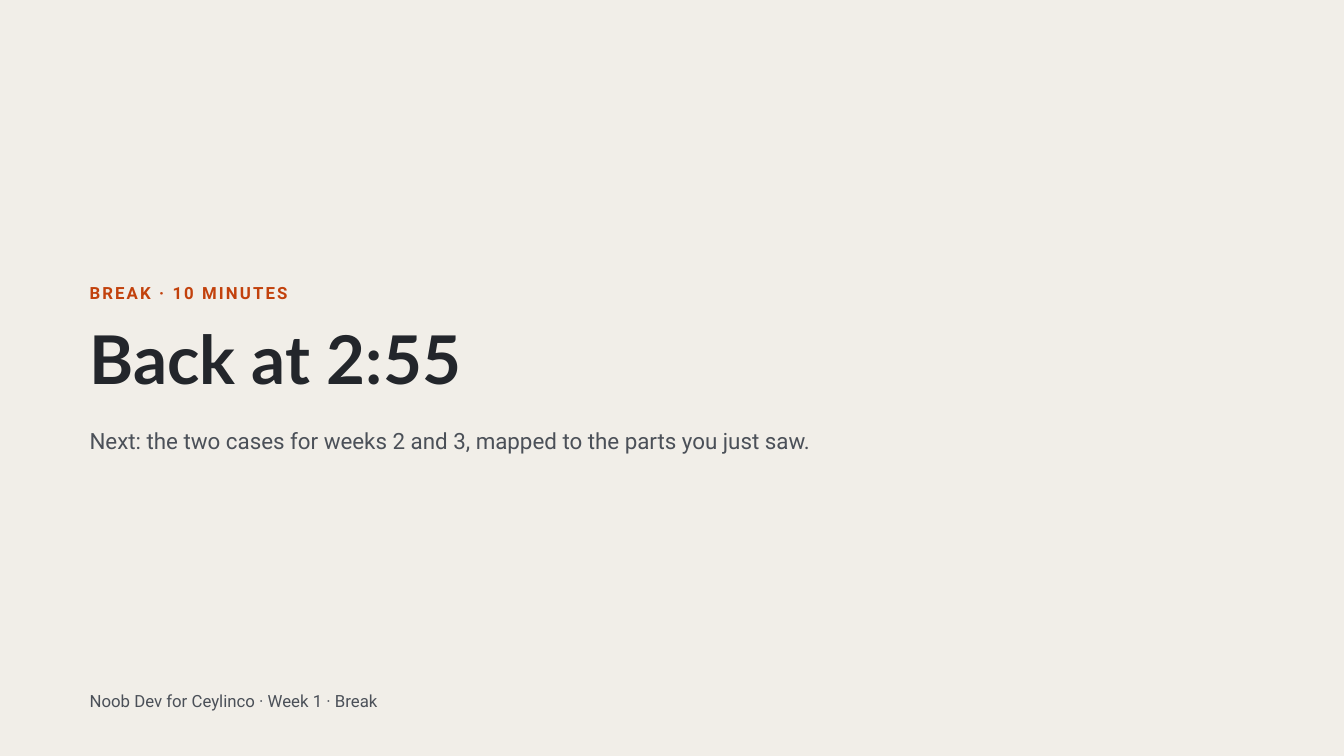
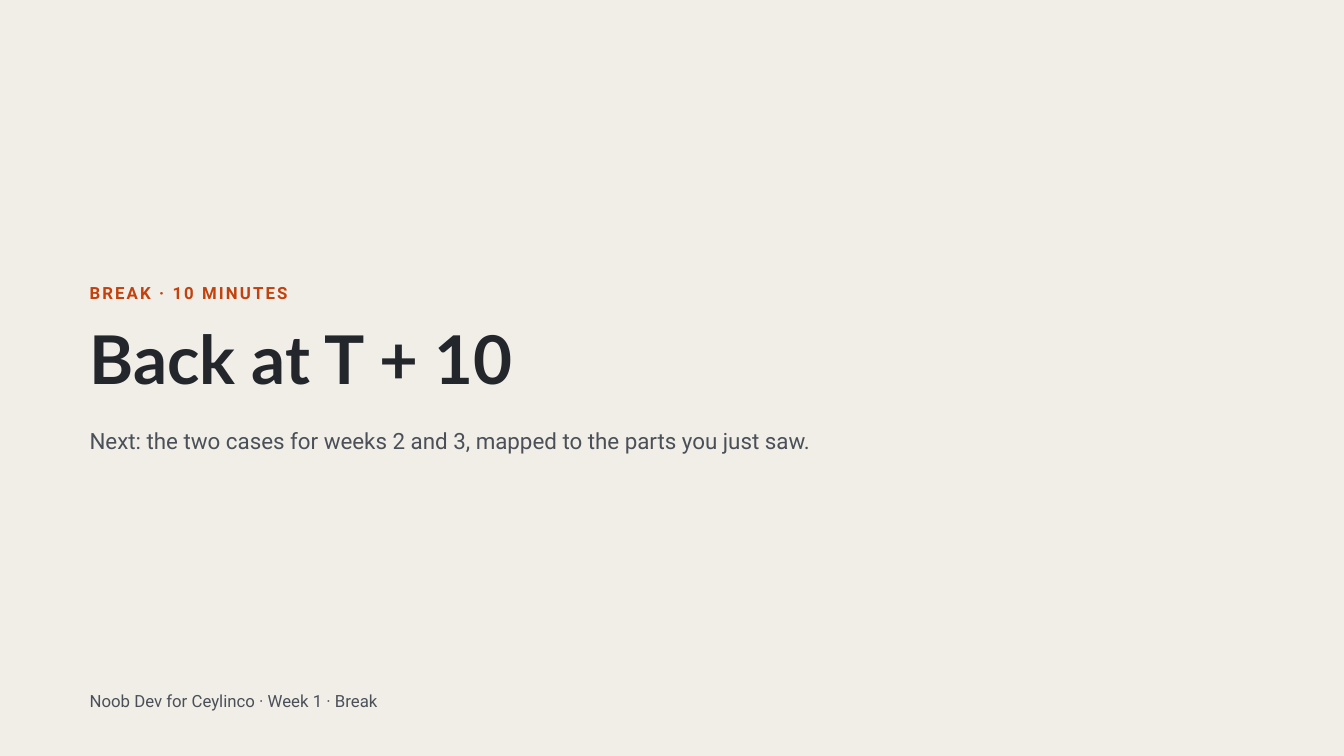
Before and after one commit to Adore96/ceylinco-ai-series, a slide deck: slide 43 of presentation/week1/week1-deck.pptx. Drawn at 1344x756 pixels with LibreOffice and Linux fonts; fonts in the diff are those of the drawing. Boxes give left, top, right and bottom in pixels: in the first picture for what was removed or moved away, otherwise in the second. Text is boxed around its words. In the diff, an @@ line names an element or a change of style, - is before the commit and + after.

Commit message:
feat: add presenter details to the Week 1 cover and use relative break times
Breaks now say 'Back at T + 15' so the slide stays right if the session starts late.

```diff
--- a/presentation/week1/week1-deck.pptx
+++ b/presentation/week1/week1-deck.pptx
@@ text at [90,334,513,385]: text changed @@
-Back at 2:55
+Back at T + 10
```
Also in this commit, not shown: 2 other slides changed, 1 other file.
